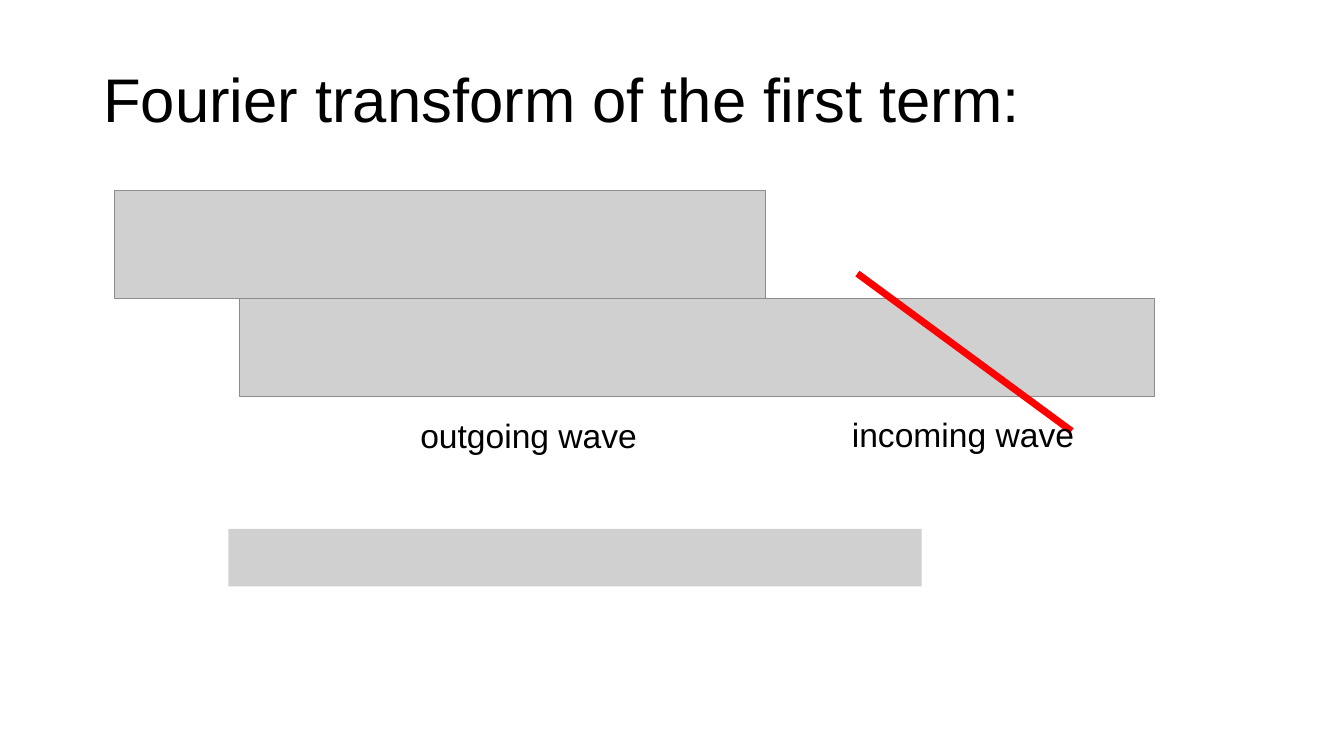
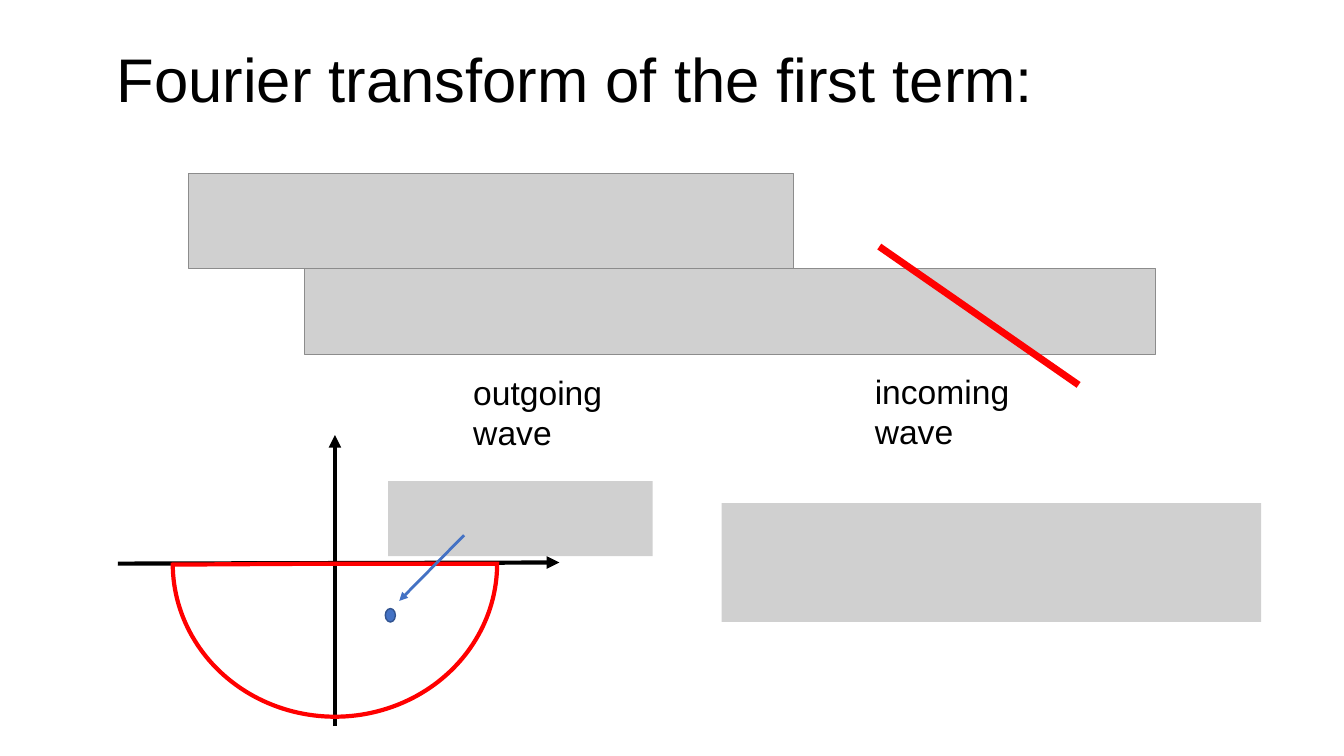
Before and after one commit to youjieyu888/entangle-cascade, a slide deck: slide 7 of Jieyu You.pptx (slide 8 before the commit). Drawn at 1344x756 pixels with LibreOffice and Linux fonts; fonts in the diff are those of the drawing; grey boxes stand for pictures. Boxes give left, top, right and bottom in pixels: in the first picture for what was removed or moved away, otherwise in the second. Text is boxed around its words. In the diff, an @@ line names an element or a change of style, - is before the commit and + after.

```diff
--- a/Jieyu You.pptx
+++ b/Jieyu You.pptx
@@ title "Fourier transform of the first ...": place and size @@
-title "Fourier transform of the first ..." at box(103, 77, 1020, 123)
+title "Fourier transform of the first ..." at box(117, 57, 1033, 103)
@@ picture: place and size @@
-picture at box(115, 191, 766, 298)
+picture at box(189, 173, 795, 268)
@@ picture: place and size @@
-picture at box(240, 298, 1155, 396)
+picture at box(304, 268, 1156, 354)
@@ line moved from (858, 273) - (1072, 432) to (879, 247) - (1079, 385) @@
@@ text "outgoing wave" rewrapped from box(420, 423, 636, 455) to box(473, 380, 602, 446) @@
@@ text "incoming wave" rewrapped from box(852, 421, 1074, 454) to box(875, 379, 1009, 445) @@
@@ picture added at box(722, 503, 1261, 622) @@
@@ picture removed at box(228, 529, 922, 587) @@
@@ group added at box(118, 410, 652, 726): 3 arrows, 1 picture, 1 ellipse, 1 pie slice (boxed as its full ellipse) @@
```
Also in this commit, not shown: 5 other slides changed, 1 slide added, 8 slides removed, 6 other files.
